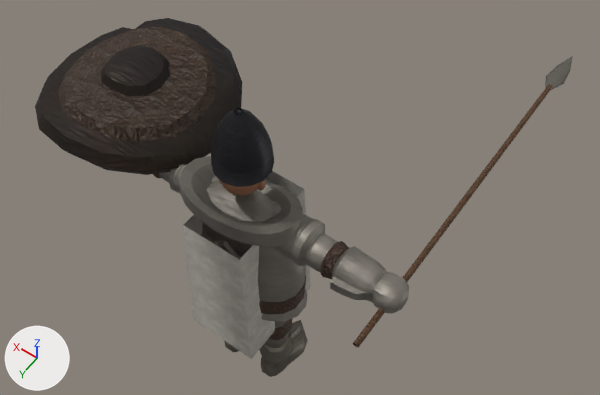
An edit to the glTF model csharp/Unciv.Godot/Packs/units/models/unit/Spearman.glb, drawn before and after from the same camera.
Rendered twice from a 50 mm camera at (-0.564, 0.633, 1.612) aimed at (0.029, -0.196, 0.308). The axes (+X, +Y, +Z) are drawn at lower left. The lights are the same throughout. The picture after the commit comes second. Where no turn or scale is listed for an object, it has been applied to the vertices. Vertices at exactly the same position are counted once.

In view in the first picture: 'Round_Shield', 'Spear', 'Warrior'.
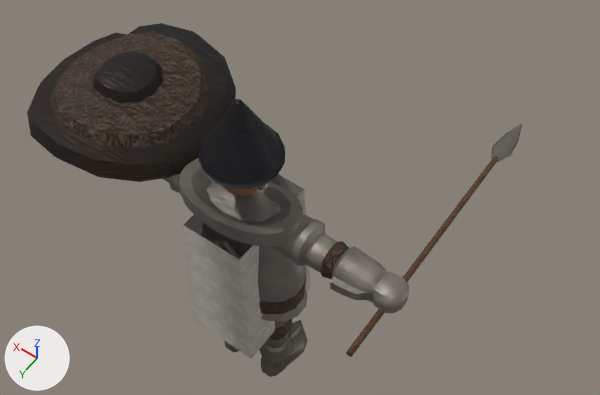
The newer file is also rescaled (x1.274) as a whole; pictures and numbers use the older file's frame.

The change, as a diff of the scene's bpy script:
```diff
--- a/csharp/Unciv.Godot/Packs/units/models/unit/Spearman.glb.py
+++ b/csharp/Unciv.Godot/Packs/units/models/unit/Spearman.glb.py
@@ me_mesh_skinned @@
 # used by ob_warrior; location = (0.0, 0.0, -0.008)
-me_mesh_skinned.from_pydata(...)  # 2417 vertices, 4500 faces; spans x -0.31..0.31, y -0.097..0.099, z 0.008..0.743
+me_mesh_skinned.from_pydata(...)  # 2411 vertices, 4488 faces; spans x -0.31..0.31, y -0.097..0.099, z 0.008..0.764
+# me_mesh_skinned part 1
+# 31 vertices are removed from x -0.023..0.023, y -0.049..0.021, z 0.628..0.743
+# 92 faces are deleted
+# 41 vertices move from x -0.048..0.048, y -0.051..0.047, z 0.628..0.743 to x -0.068..0.068, y -0.07..0.066, z 0.645..0.762
+# 25 vertices are added at x -0.063..0.007, y -0.068..0.005, z 0.645..0.764
+# 80 new faces join them, mat_iron
+# me_mesh_skinned part 2: 48 kept faces spanning x -0.068..0.068, y -0.07..0.066, z 0.645..0.661 get new texture (UV) coordinates
 me_mesh_skinned.materials.append(mat_bronze)
@@ me_mesh_spear @@
 # used by ob_spear; location = (-0.286, -0.069, 0.491)
-me_mesh_spear.from_pydata(...)  # 57 vertices, 106 faces; spans x -0.019..0.019, y -0.609..0.169, z -0.005..0.005
+me_mesh_spear.from_pydata(...)  # 57 vertices, 106 faces; spans x -0.019..0.019, y -0.387..0.188, z -0.005..0.005
+# me_mesh_spear part 3: the loose piece of 23 vertices spanning x -0.005..0.005, y -0.507..0.169, z -0.005..0.005 is scaled about its middle by (1, 0.7, 1), then moved by (0.0, 0.12, 0.0)
+# me_mesh_spear part 4: the loose piece of 34 vertices spanning x -0.019..0.019, y -0.609..-0.501, z -0.003..0.003 is moved by (0.0, 0.222, 0.0)
 me_mesh_spear.materials.append(mat_leather)
@@ ob_round_shield @@
 ob_round_shield = bpy.data.objects.new('Round_Shield', me_mesh_round_shield)
-ob_round_shield.location = (0.286, -0.064, 0.557)
+ob_round_shield.location = (0.286, -0.046, 0.557)
```

Boxes [x1, y1, x2, y2] around the edits, measured in the pictures (600 x 395 px; the box of a moved part takes in the faces that stretch with it):
'Warrior', reshaped
    before: [153, 108, 409, 377]
    after: [162, 99, 409, 377]
'Round_Shield', moved
    before: [35, 18, 242, 175]
    after: [27, 23, 236, 182]
'Spear', reshaped (20% narrower, 20% shorter)
    before: [353, 56, 573, 348]
    after: [346, 124, 522, 357]
part 1 of me_mesh_skinned, moved or reshaped
    before: [215, 108, 265, 151]
    after: [203, 99, 285, 179]
part 2 of me_mesh_skinned, surface changed
    before: [211, 125, 274, 187]
    after: [199, 150, 283, 189]
part 3 of me_mesh_spear, moved or reshaped
    before: [353, 84, 552, 348]
    after: [346, 156, 498, 357]
part 4 of me_mesh_spear, moved or reshaped
    before: [545, 56, 573, 90]
    after: [491, 124, 522, 162]
